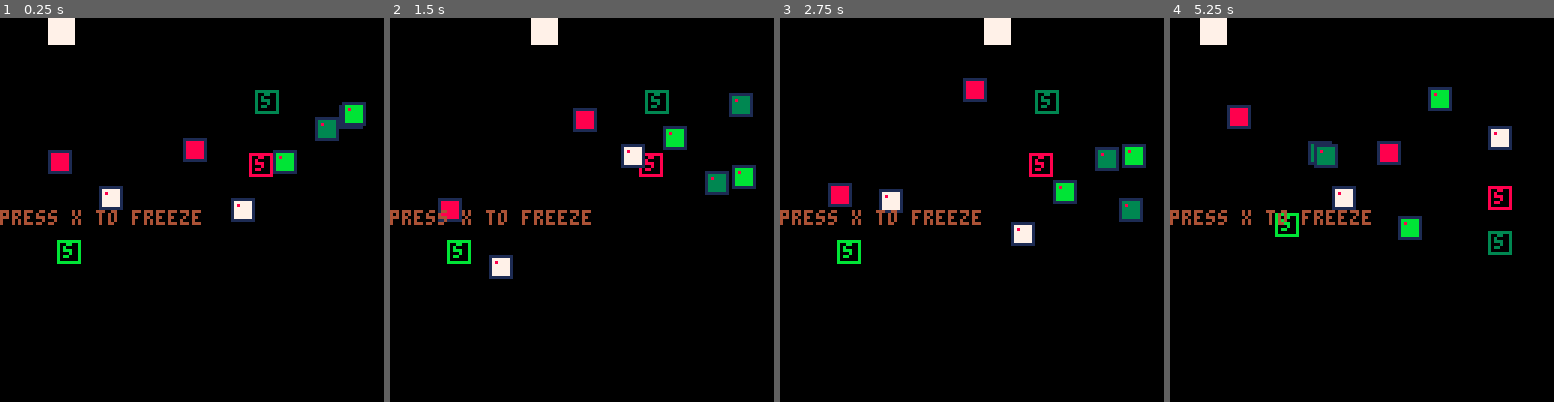
Above: before the commit, frames 1-4 (left to right).
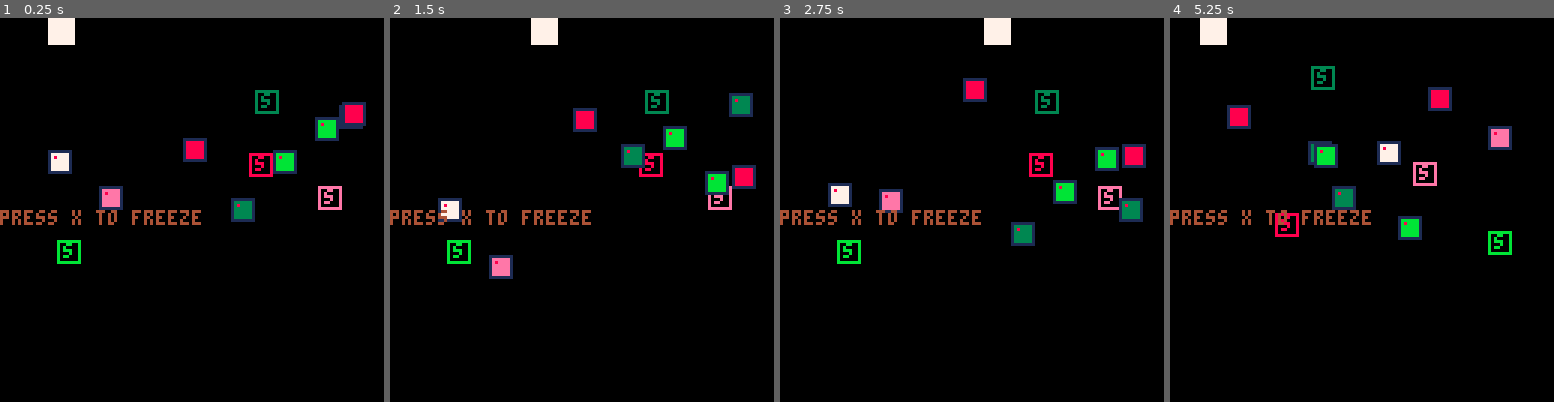
Above: after the commit, the same moments.

Repository: franklant/COMP440_Assignment_3_Repo
Game: PICO-8 cartridge pico_puzzle_game_wip.p8
The game is run twice, just before and just after one commit, with the same random seed, the same clock (stepped at 60 frames per second) and the same inputs.
Inputs:
- Up to frame 1 (0.25 s): no input
- Up to frame 2 (1.5 s): tap X (X key) at 0.33, 1.07 s
- Up to frame 3 (2.75 s): tap X (X key) at 1.85 s
- Up to frame 4 (5.25 s): tap X (X key) at 2.97, 4.08, 5.2 s

The runs differ from the first frame. In frame 1, 1.3% of the frame differs, in the area x 13-95%, y 22-53%; in frame 2, 1.2%; in frame 3, 1.3%; in frame 4, 2.2%, in the area x 27-90%, y 12-62%.

Commit message:
Refined Bombs

Diff:
--- a/pico_puzzle_game_wip.p8
+++ b/pico_puzzle_game_wip.p8
@@ -137,6 +137,7 @@
         if bomb.group_id == 1 then bomb.color = 8
         elseif bomb.group_id == 2 then bomb.color = 11
         elseif bomb.group_id == 3 then bomb.color = 3
+        elseif bomb.group_id == 4 then bomb.color = 14 -- Added color for 4th group
         else bomb.color = 7
         end
 
@@ -188,7 +189,7 @@
 end
 
 function init_switches()
-	local switch_colors = {8, 11, 3}
+	local switch_colors = {8, 11, 3, 14} -- Added 4th color
 	for i=1,switch_count do
 		local s = {
 			x = 16 + rnd(96),
@@ -238,7 +239,7 @@
     bombs = {}
     switches = {}
     bomb_count = 8
-    switch_count = 3
+    switch_count = 4 -- Changed to 4
     i = 0
 
     -- player
